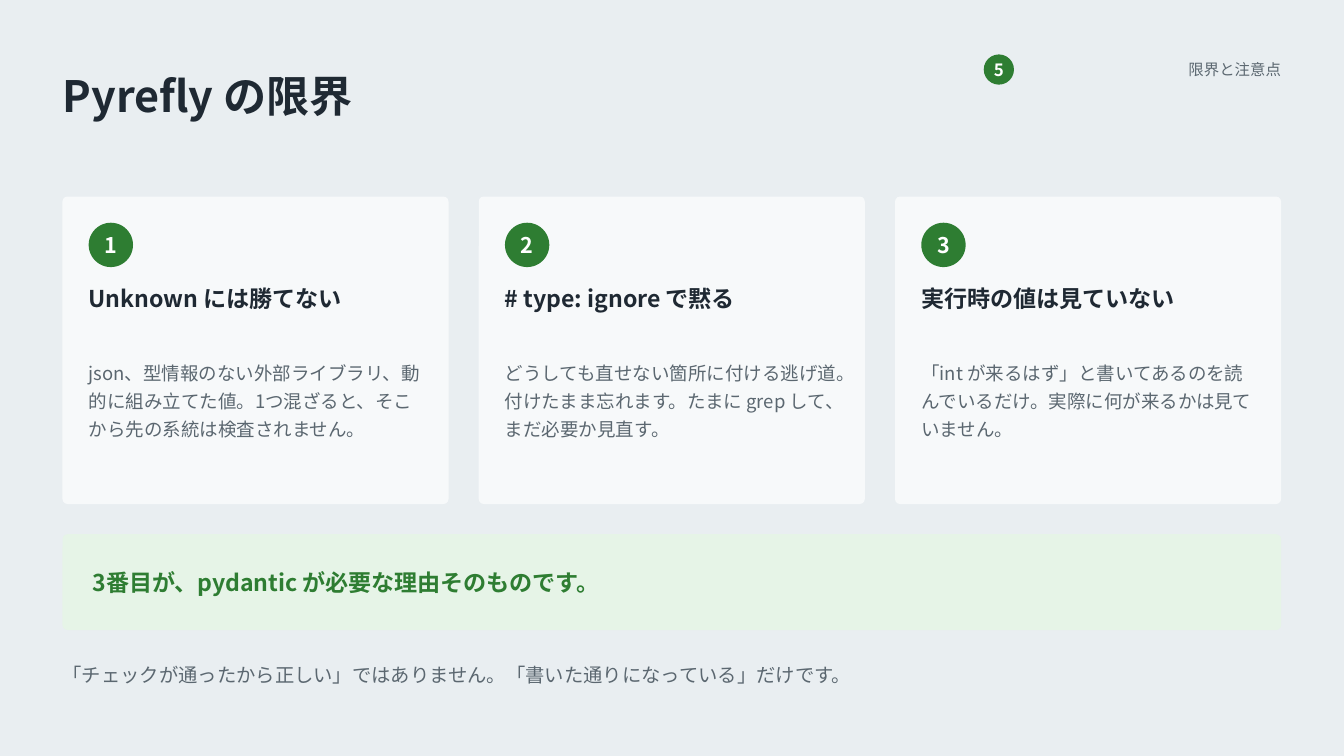
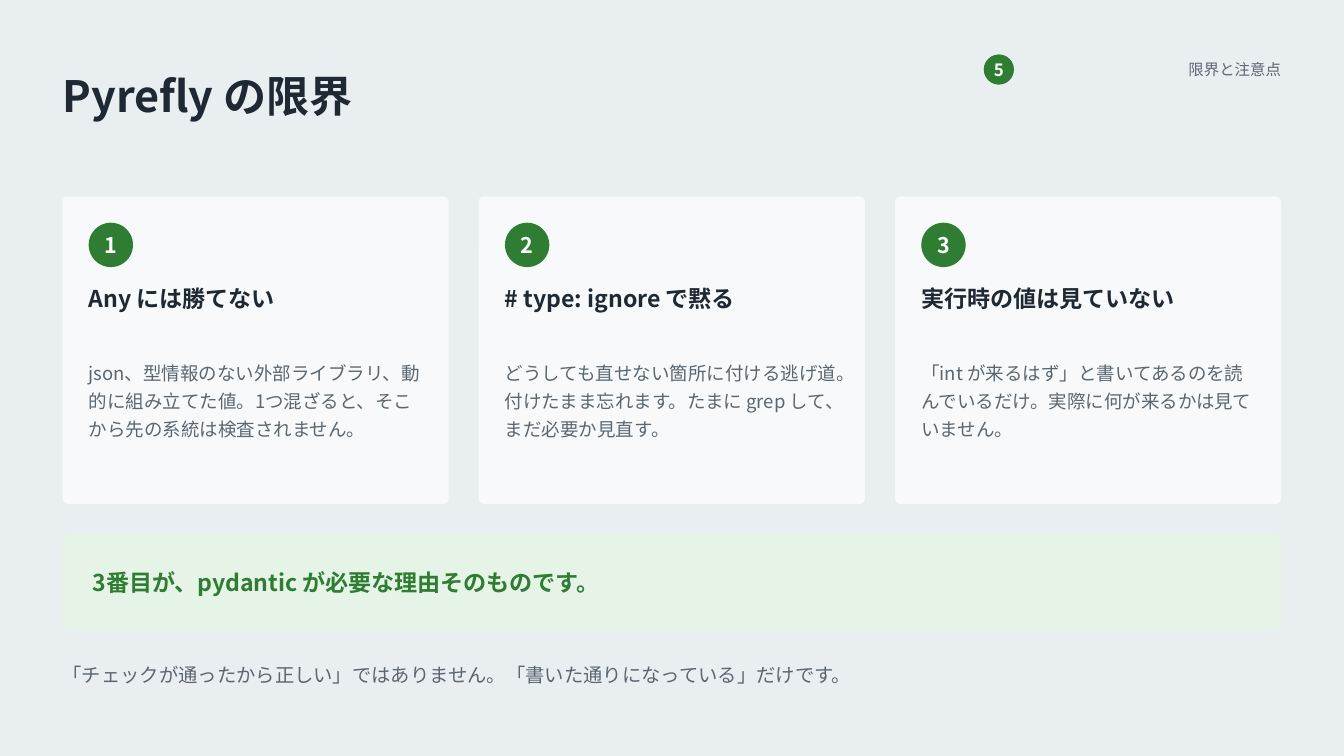
Before and after one commit to secta113/peeling-the-code, a slide deck: slide 32 of 02_second_never_trust_raw_data/第2回_今日から始める静的型チェック.pptx. Drawn at 1344x756 pixels with LibreOffice and Linux fonts; fonts in the diff are those of the drawing. Boxes give left, top, right and bottom in pixels: in the first picture for what was removed or moved away, otherwise in the second. Text is boxed around its words. In the diff, an @@ line names an element or a change of style, - is before the commit and + after.

```diff
--- a/02_second_never_trust_raw_data/第2回_今日から始める静的型チェック.pptx
+++ b/02_second_never_trust_raw_data/第2回_今日から始める静的型チェック.pptx
@@ text at bbox=[89, 287, 275, 312]: text changed @@
-Unknown には勝てない
+Any には勝てない
```
Also in this commit, not shown: 2 other slides changed, 8 other files.
